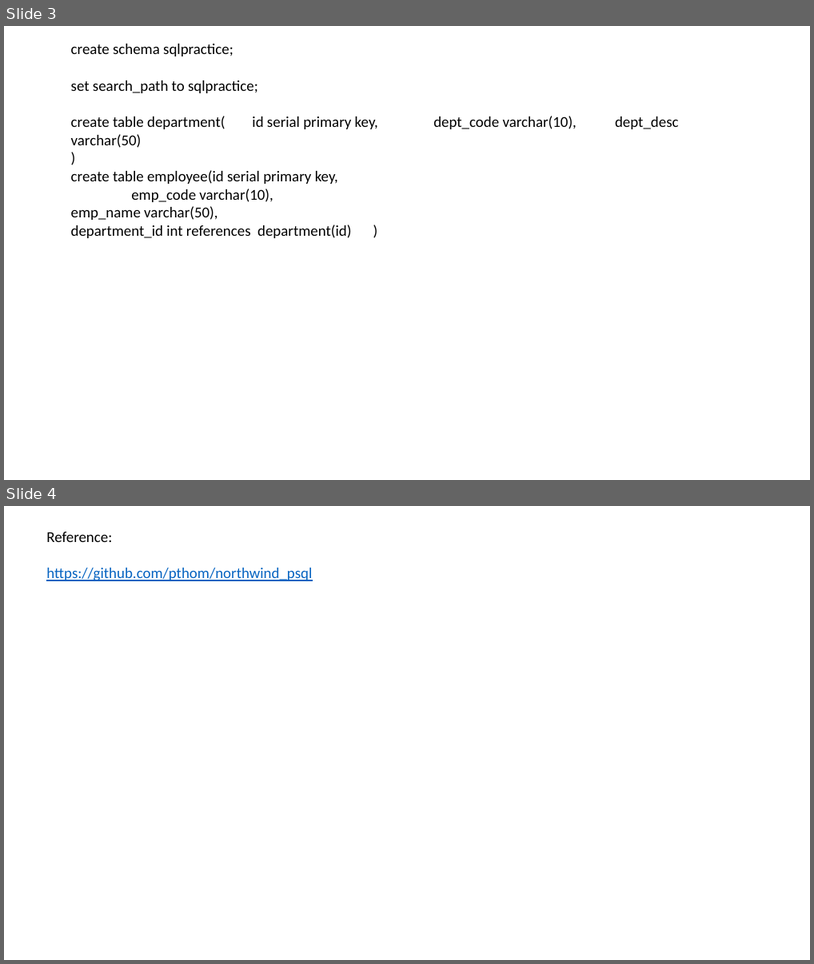
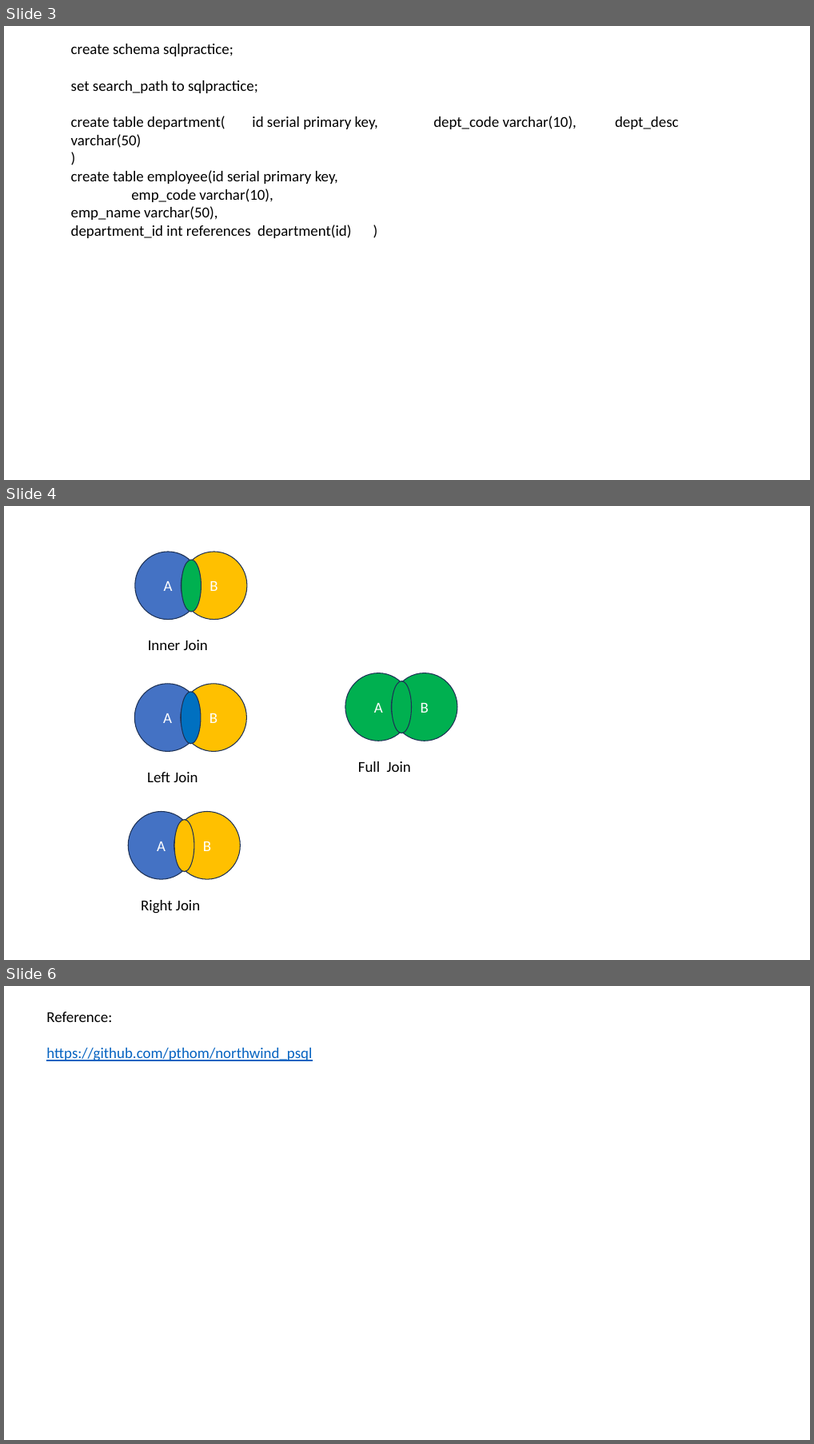
Before and after one commit to jayanta1971/capgeminisept25, a slide deck: day2_22_9_25/day2_22_9_25.pptx. Shown one above the other, each under a label of ours: slides 3 and 4 before the commit, slides 3, 4 and 6 after it; the slides between them are not shown. The pictures are 814x964 and 814x1444 pixels, drawn with LibreOffice and Linux fonts; fonts in the diff are those of the drawing. Boxes give left, top, right and bottom in pixels: in the first picture for what was removed or moved away, otherwise in the second. Text is boxed around its words. In the diff, an @@ line names an element or a change of style, - is before the commit and + after.

```diff
--- a/day2_22_9_25/day2_22_9_25.pptx
+++ b/day2_22_9_25/day2_22_9_25.pptx
@@ slide 4 added at (4,506,810,960), background #FFFFFF @@
@@ ellipse added at (135,552,202,619), fill #4472C4, outline #1E3256 1 pt, 18 pt, text #FFFFFF @@
+A
@@ ellipse added at (182,552,247,619), fill #FFC000, outline #1E3256 1 pt, 18 pt, text #FFFFFF @@
+B
@@ ellipse added at (182,560,202,612), fill #00B050, outline #1E3256 1 pt @@
@@ text added at (148,640,208,650), 18 pt, text #000000 @@
+Inner Join
@@ ellipse added at (346,673,412,740), fill #00B050, outline #1E3256 1 pt, 18 pt, text #FFFFFF @@
+A
@@ ellipse added at (392,673,458,740), fill #00B050, outline #1E3256 1 pt, 18 pt, text #FFFFFF @@
+B
@@ ellipse added at (134,684,201,751), fill #4472C4, outline #1E3256 1 pt, 18 pt, text #FFFFFF @@
+A
@@ ellipse added at (181,684,246,751), fill #FFC000, outline #1E3256 1 pt, 18 pt, text #FFFFFF @@
+B
@@ ellipse added at (182,692,202,744), fill #0070C0, outline #1E3256 1 pt @@
@@ ellipse added at (392,681,412,733), fill #00B050, outline #1E3256 1 pt @@
@@ text added at (358,761,411,772), 18 pt, text #000000 @@
+Full Join
@@ text added at (147,772,198,782), 18 pt, text #000000 @@
+Left Join
@@ ellipse added at (128,812,194,880), fill #4472C4, outline #1E3256 1 pt, 18 pt, text #FFFFFF @@
+A
@@ ellipse added at (174,812,240,880), fill #FFC000, outline #1E3256 1 pt, 18 pt, text #FFFFFF @@
+B
@@ ellipse added at (174,820,194,872), fill #FFC000, outline #1E3256 1 pt @@
@@ text added at (141,900,200,913), 18 pt, text #000000 @@
+Right Join
@@ what was slide 4 is now slide 6 @@
```
Also in this commit, not shown: 2 other slides added.
